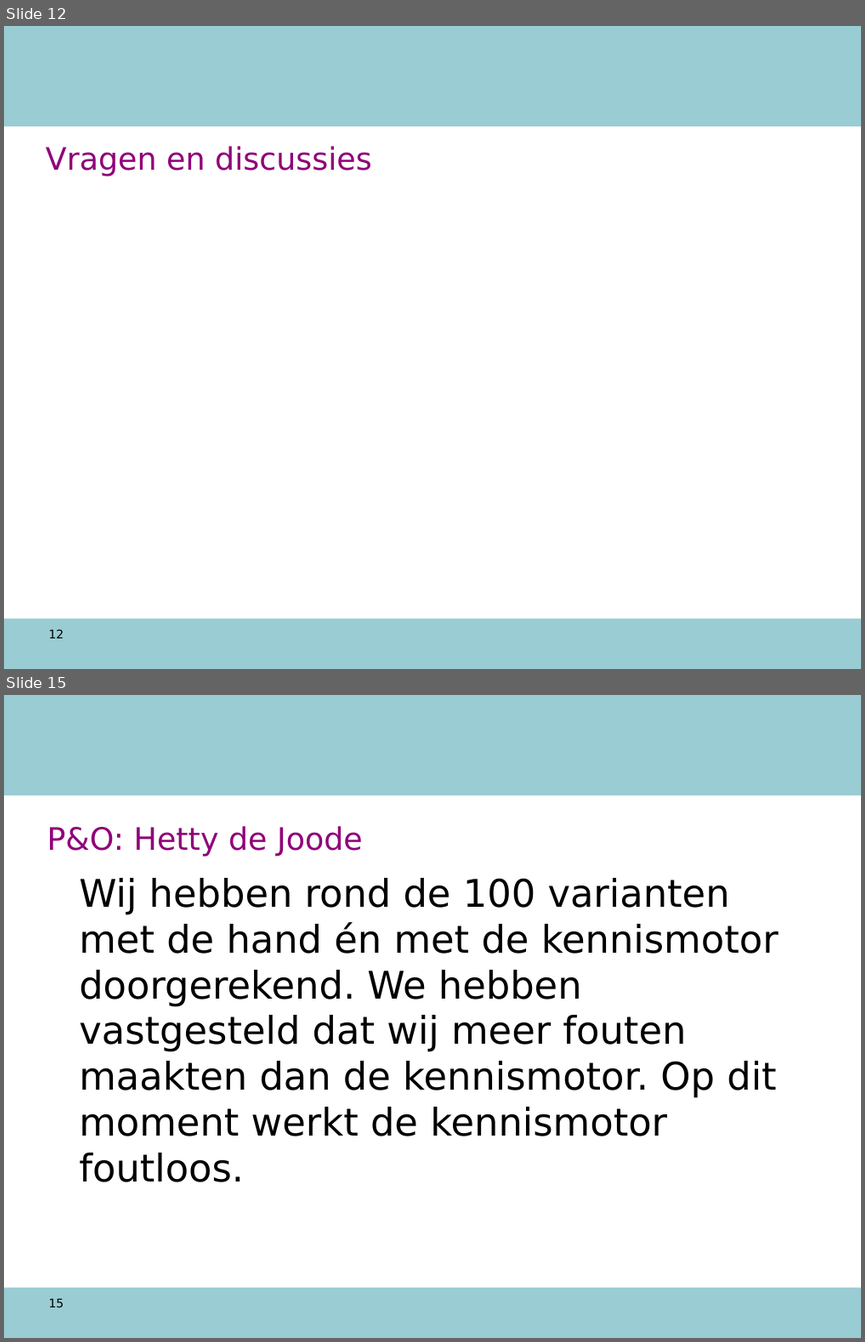
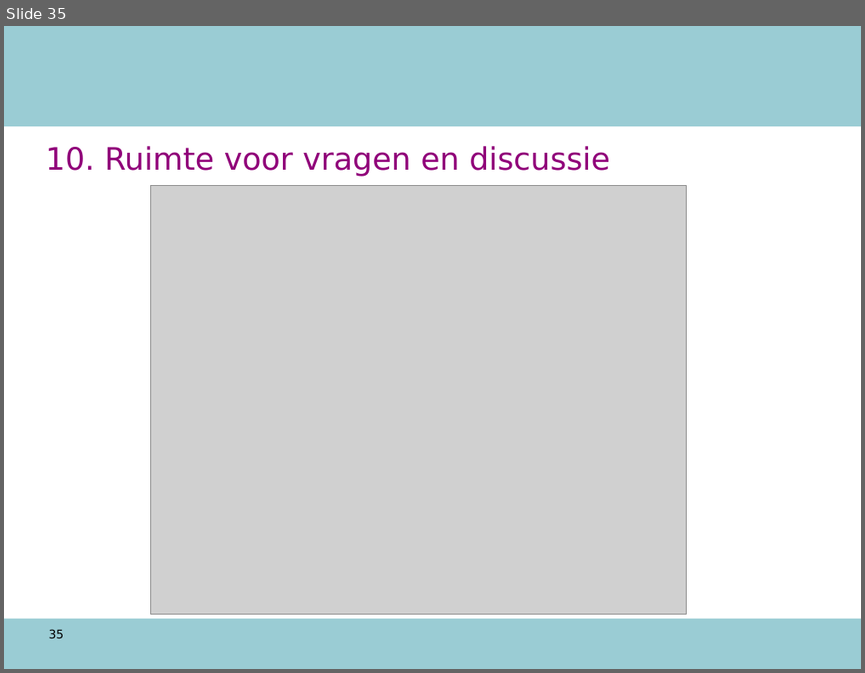
Before and after one commit to AmpersandTarski/ampersand-models, a slide deck: NVWA DTV/werkdocumenten/TO 12 augustus.ppt. Shown one above the other, each under a label of ours: slides 12 and 15 before the commit, slide 35 after it; the slides between them are not shown. The pictures are 865x1342 and 865x673 pixels, drawn with LibreOffice and Linux fonts; fonts in the diff are those of the drawing; grey boxes stand for pictures; background and template pictures are left out. Boxes give left, top, right and bottom in pixels: in the first picture for what was removed or moved away, otherwise in the second. Text is boxed around its words. In the diff, an @@ line names an element or a change of style, - is before the commit and + after.

```diff
--- a/NVWA DTV/werkdocumenten/TO 12 augustus.ppt
+++ b/NVWA DTV/werkdocumenten/TO 12 augustus.ppt
@@ slide 15 removed at bbox=[4, 695, 861, 1338], background #FFFFFF; not listed: 2 template elements that a slide beside it also shows @@
@@ title removed at bbox=[47, 826, 363, 856] @@
-P&O: Hetty de Joode
@@ text removed at bbox=[79, 878, 778, 1182] @@
-Wij hebben rond de 100 varianten met de hand én met de kennismotor doorgerekend. We hebben vastgesteld dat wij meer fouten maakten dan de kennismotor. Op dit moment werkt de kennismotor foutloos.
@@ page number removed at bbox=[49, 1298, 64, 1307] @@
-15
@@ what was slide 12 is now slide 35 @@
@@ slide 35 changed as well @@
@@ title at bbox=[46, 146, 610, 176]: text changed @@
-Vragen en discussies
+10. Ruimte voor vragen en discussie
@@ picture added at bbox=[151, 185, 686, 613] @@
@@ page number at bbox=[49, 629, 64, 638]: text changed @@
-12
+35
```
Also in this commit, not shown: 11 other slides changed, 23 slides added, 5 other slides removed, 4 other files.
